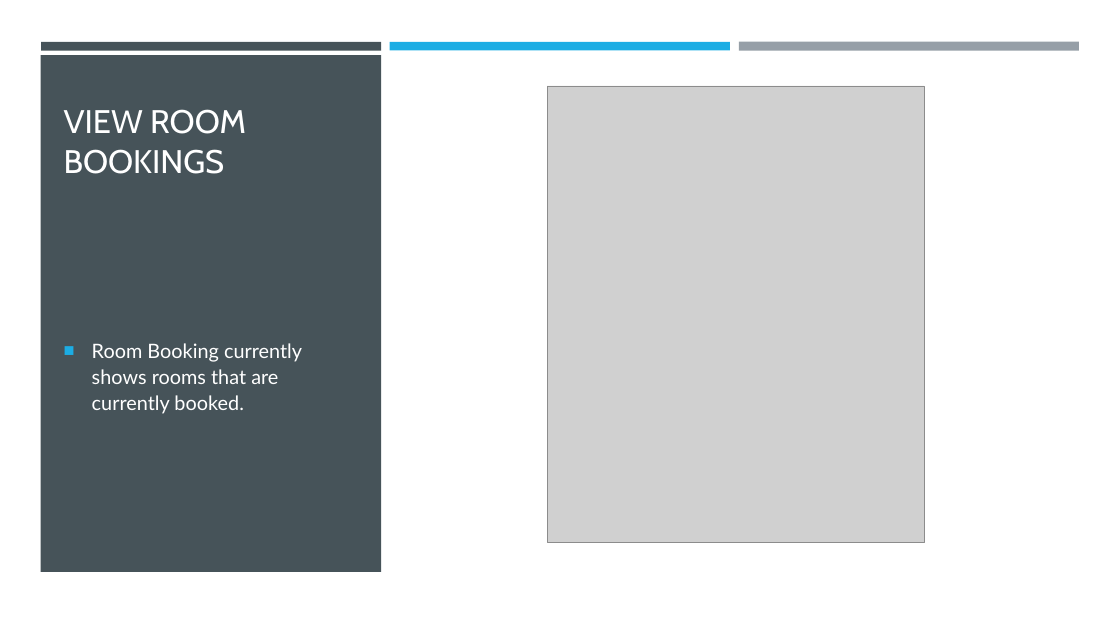
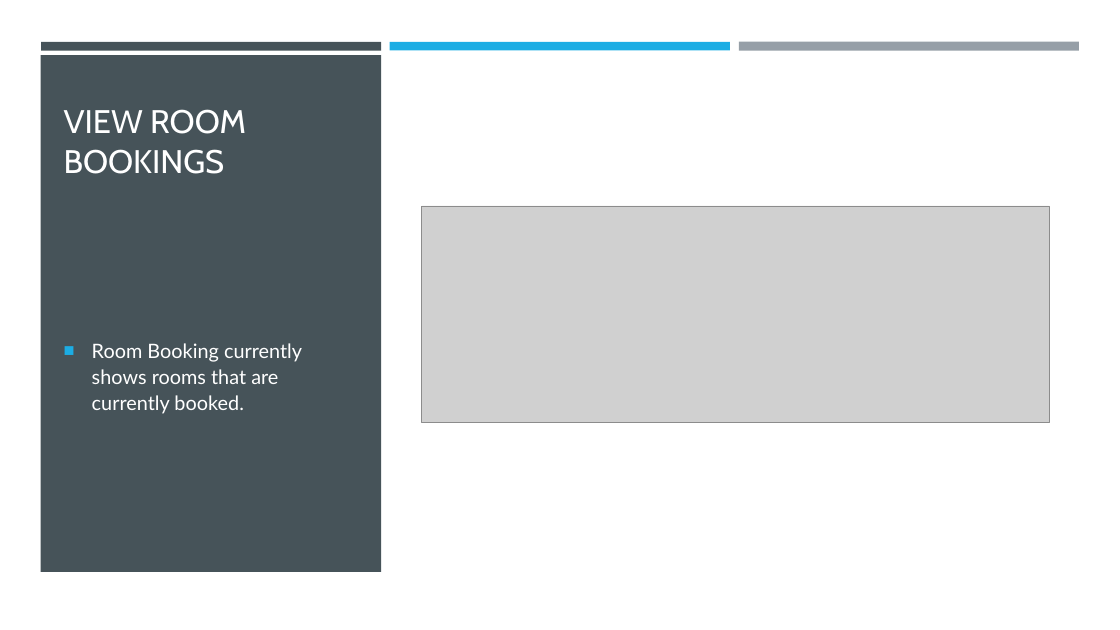
Before and after one commit to KershawK5646/CapstoneProject, a slide deck: slide 9 of Design Docs/Maker Space.pptx. Drawn at 1120x630 pixels with LibreOffice and Linux fonts; fonts in the diff are those of the drawing; grey boxes stand for pictures. Boxes give left, top, right and bottom in pixels: in the first picture for what was removed or moved away, otherwise in the second. Text is boxed around its words. In the diff, an @@ line names an element or a change of style, - is before the commit and + after.

Commit message:
Update Maker Space.pptx
screenshots were changed

```diff
--- a/Design Docs/Maker Space.pptx
+++ b/Design Docs/Maker Space.pptx
@@ picture removed at (547,86,924,542) @@
@@ picture added at (422,206,1049,423) @@
```
Also in this commit, not shown: 2 other slides changed.
